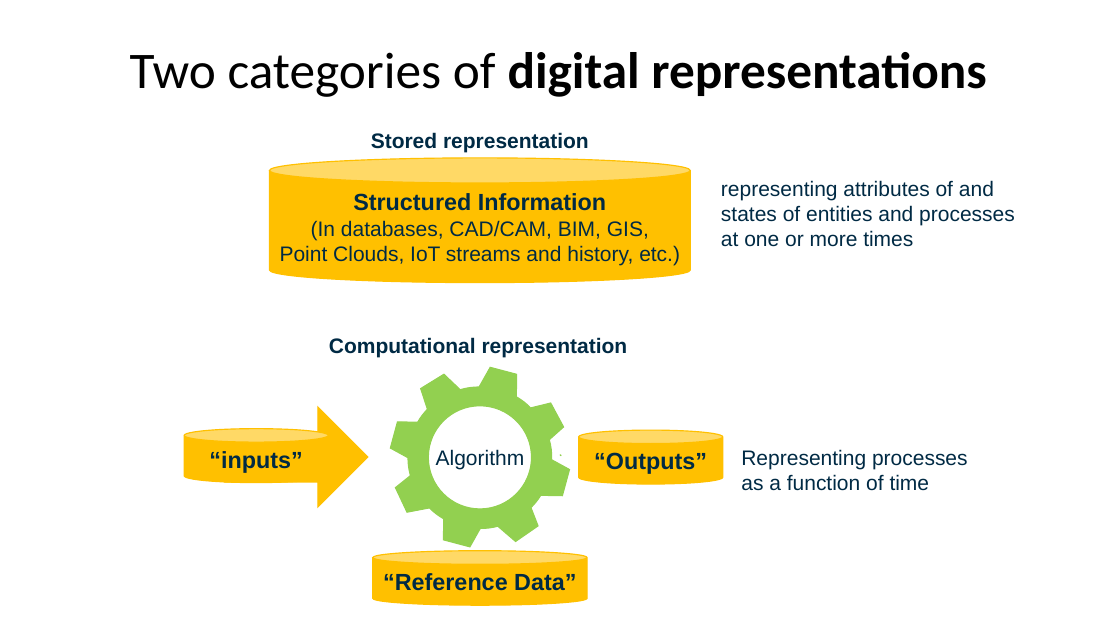
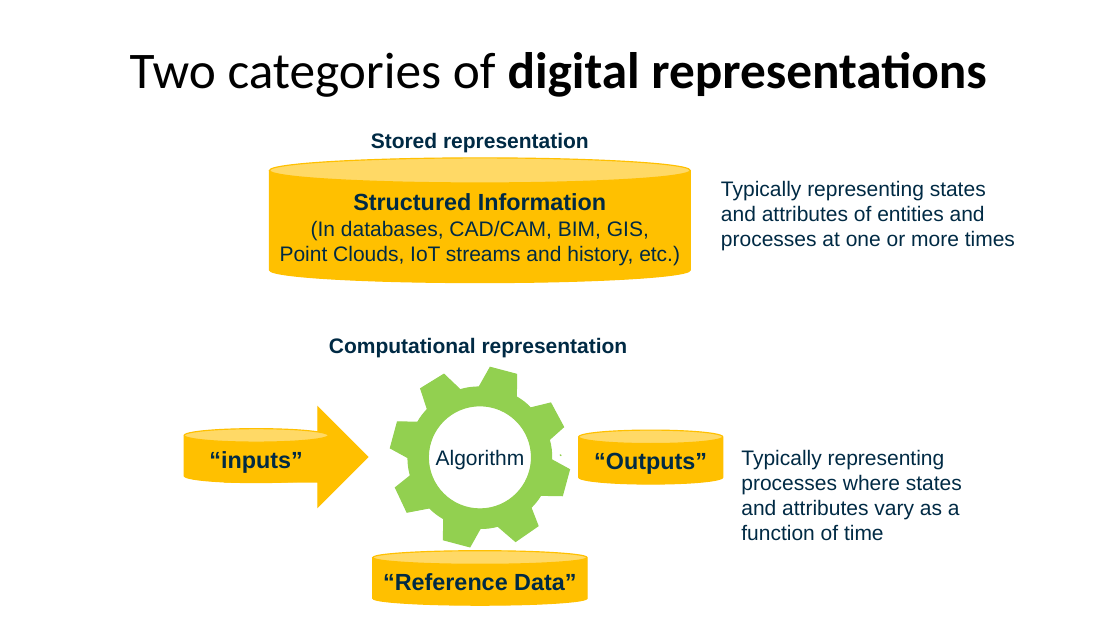
Before and after one commit to digitaltwinconsortium/dtc-glossary, a slide deck: slide 2 of images/DTC Glossary Images.pptx. Drawn at 1120x630 pixels with LibreOffice and Linux fonts; fonts in the diff are those of the drawing. Boxes give left, top, right and bottom in pixels: in the first picture for what was removed or moved away, otherwise in the second. Text is boxed around its words. In the diff, an @@ line names an element or a change of style, - is before the commit and + after.

```diff
--- a/images/DTC Glossary Images.pptx
+++ b/images/DTC Glossary Images.pptx
@@ text at (721, 180, 1015, 251): text changed @@
-representing attributes of and states of entities and processes at one or more times
+Typically representing states and attributes of entities and processes at one or more times
@@ text at (741, 449, 962, 541): text changed @@
-Representing processes as a function of time
+Typically representing processes where states and attributes vary as a function of time
```
Also in this commit, not shown: 2 other files.
